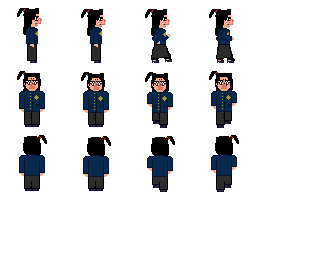
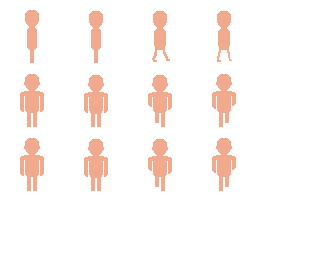
Layers edited between the first and the second 320x256 image:
hid group "HATS" (3 layers) over [20, 9, 237, 155]
hid group "TOPS" (9 layers) over [18, 24, 238, 189]
moved "CAMO BOTTOMS" into group "TOPS" over [25, 44, 232, 189]
hid group "HAIR" (5 layers) over [17, 8, 239, 162]
hid group "FACE" (6 layers) over [23, 16, 234, 90]
hid group "BOTTOMS" (6 layers) over [24, 44, 233, 190]
hid group "SHOES" (2 layers) over [25, 58, 235, 192]
painted on "ALL" over [31, 62, 225, 191]
